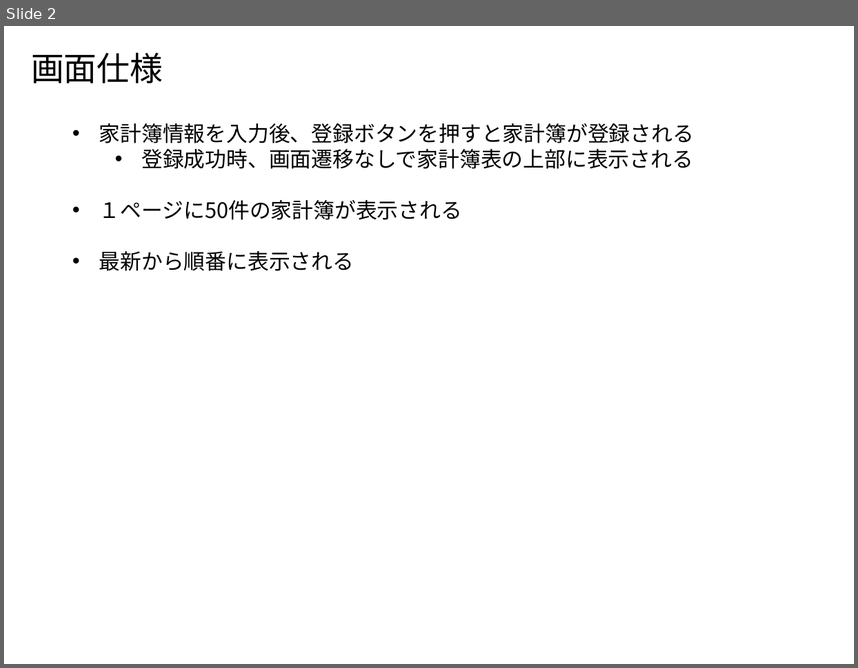
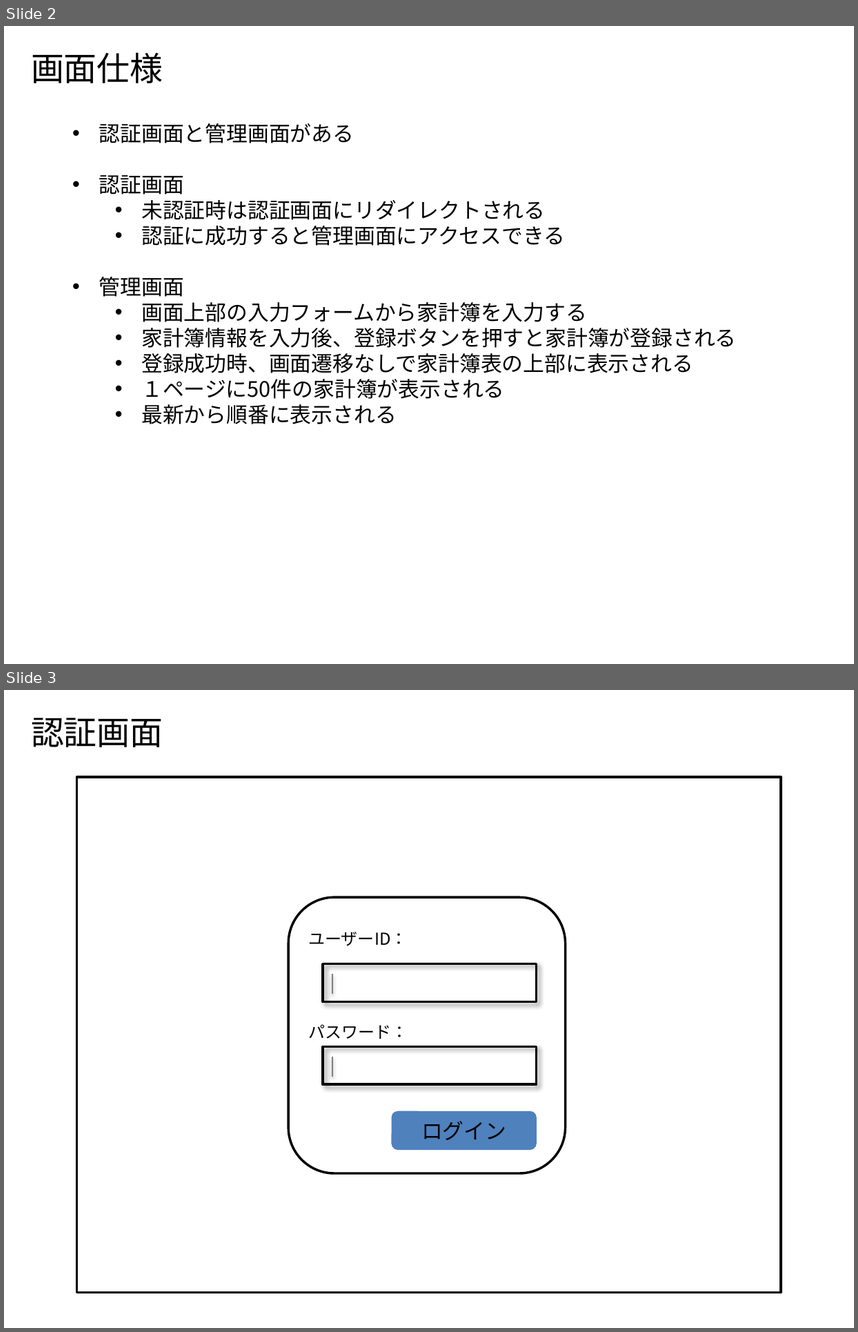
Before and after one commit to Leonis0813/chort, a slide deck: algieba/interface/ui.pptx. Shown one above the other, each under a label of ours: slide 2 before the commit, slides 2 and 3 after it. The pictures are 858x668 and 858x1332 pixels, drawn with LibreOffice and Linux fonts; fonts in the diff are those of the drawing. Boxes give left, top, right and bottom in pixels: in the first picture for what was removed or moved away, otherwise in the second. Text is boxed around its words. In the diff, an @@ line names an element or a change of style, - is before the commit and + after.

```diff
--- a/algieba/interface/ui.pptx
+++ b/algieba/interface/ui.pptx
@@ slide 3 added at [4,690,854,1328], background #FFFFFF @@
@@ text added at [31,718,163,747], 28 pt, text #000000 @@
+認証画面
@@ group added at [77,777,781,1292]: 3 rectangles, 2 rounded rectangles, 2 texts, 2 lines @@
+ユーザーID：
+パスワード：
+ログイン
@@ slide 2 changed as well @@
@@ text at [99,123,587,322]: paragraphs added @@
+• 認証画面と管理画面がある
+• 認証画面
+  • 未認証時は認証画面にリダイレクトされる
+  • 認証に成功すると管理画面にアクセスできる
+• 管理画面
+  • 画面上部の入力フォームから家計簿を入力する
@@ text at [141,328,736,424]: list level 1 to 2 in "家計簿情報を入力後、登録ボタンを押すと家計簿が登録される"; list level 1 to 2 in "１ページに50件の家計簿が表示される"; list level 1 to 2 in "最新から順番に表示される" @@
```
Also in this commit, not shown: 2 other slides changed, 1 other file.
